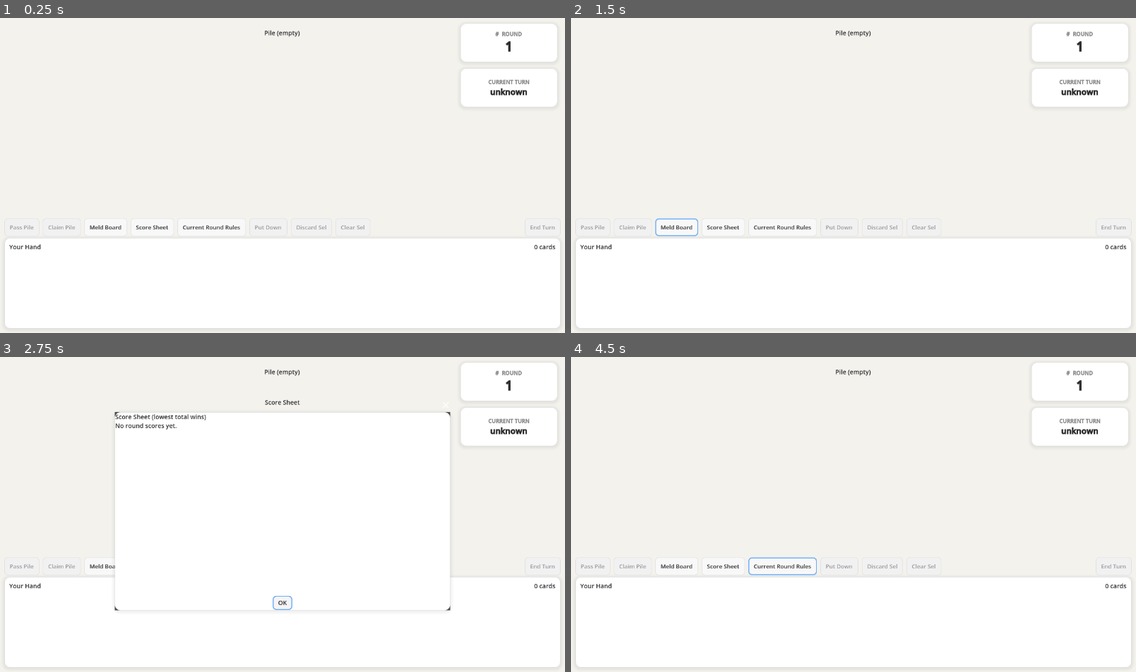
Above: before the commit, frames 1-4 (two rows, left to right).
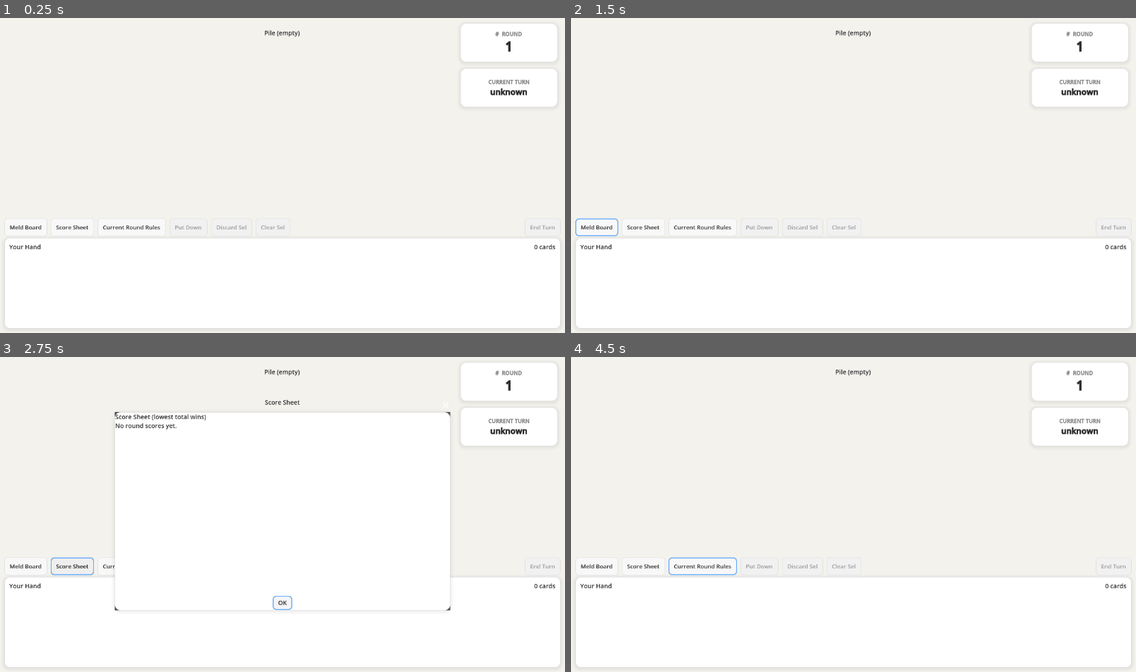
Above: after the commit, the same moments.

Repository: davidzywiec/mp-hot-rum
Game: Godot game, scene res://scenes/game/MainGame.tscn
The game is run twice, just before and just after one commit, with the same random seed, the same clock (stepped at 60 frames per second) and the same inputs. This scene is started directly instead of the project's main scene.
Inputs:
- Up to frame 1 (0.25 s): no input
- Up to frame 2 (1.5 s): click "Meld Board" at 0.5 s; click "OK" at 1.25 s
- Up to frame 3 (2.75 s): click "Score Sheet" at 2 s
- Up to frame 4 (4.5 s): click "OK" at 2.75 s; click "Current Round Rules" at 3.5 s; click "OK" at 4.25 s

The runs differ from the first frame. In frame 1, 0.4% of the frame differs, in the area x 1-65%, y 65-68%; in frame 2, 0.6%; in frame 3, 0.2%; in frame 4, 0.6%, in the area x 1-65%, y 63-70%.

Commit message:
Fix claim window visibility for issue #6

Diff:
--- a/autoload/GameManager.gd
+++ b/autoload/GameManager.gd
@@ -18,6 +18,7 @@
 var claim_deadline_unix: int = 0
 var claim_opened_by_peer_id: int = -1
 var claim_window_id: int = 0
+var claim_eligible_peer_ids: Array = []
 var turn_pickup_completed: bool = false
 var turn_discard_completed: bool = false
 var player_put_down_status: Dictionary = {} # key: peer_id, value: bool
@@ -410,6 +411,7 @@
 	claim_window_active = false
 	claim_deadline_unix = 0
 	claim_opened_by_peer_id = -1
+	claim_eligible_peer_ids.clear()
 
 func mark_turn_pickup_completed() -> void:
 	if not _is_server_authority():
@@ -876,6 +878,9 @@
 	claim_window_active = bool(state.get("claim_window_active", false))
 	claim_deadline_unix = int(state.get("claim_deadline_unix", 0))
 	claim_opened_by_peer_id = int(state.get("claim_opened_by_peer_id", -1))
+	claim_eligible_peer_ids.clear()
+	for raw_peer_id in state.get("claim_eligible_peer_ids", []):
+		claim_eligible_peer_ids.append(int(raw_peer_id))
 	turn_pickup_completed = bool(state.get("turn_pickup_completed", false))
 	turn_discard_completed = bool(state.get("turn_discard_completed", false))
 	player_put_down_status.clear()
--- a/scripts/game/classes/TurnFlow.gd
+++ b/scripts/game/classes/TurnFlow.gd
@@ -49,6 +49,9 @@
 	_reset_claim_pass_tracking(-1)
 	last_discard_peer_id = -1
 
+func eligible_claim_peer_ids() -> Array:
+	return _eligible_claim_peer_ids()
+
 func _draw_from_deck(peer_id: int, move: Dictionary) -> Dictionary:
 	var validation: Dictionary = _validate_current_turn_peer(peer_id)
 	if not bool(validation.get("ok", false)):
--- a/scripts/game/game_ui.gd
+++ b/scripts/game/game_ui.gd
@@ -803,8 +803,10 @@
 	var selected_count: int = _selected_cards.size()
 
 	if pass_pile_button != null:
+		pass_pile_button.visible = _should_show_local_claim_window()
 		pass_pile_button.disabled = not _can_local_pass_claim_offer()
 	if claim_pile_button != null:
+		claim_pile_button.visible = _should_show_local_claim_window()
 		claim_pile_button.disabled = turn_discard_completed or not _can_local_claim_pile()
 	if put_down_button != null:
 		put_down_button.disabled = not (can_put_down and selected_count > 0)
@@ -877,30 +879,33 @@
 func _can_local_claim_pile() -> bool:
 	if GameManager.game_over:
 		return false
+	if _local_claim_offer_passed:
+		return false
+	if not GameManager.claim_window_active:
+		return false
+	return _is_local_peer_eligible_for_claim_offer()
+
+func _can_local_pass_claim_offer() -> bool:
+	if GameManager.game_over:
+		return false
+	if _local_claim_offer_passed:
+		return false
+	if not GameManager.claim_window_active:
+		return false
+	return _is_local_peer_eligible_for_claim_offer()
+
+func _is_local_peer_eligible_for_claim_offer() -> bool:
 	var local_peer_id: int = multiplayer.get_unique_id()
 	if local_peer_id <= 0:
 		return false
-	if _local_claim_offer_passed:
-		return false
-	if not GameManager.claim_window_active:
-		return false
 	if GameManager.claim_opened_by_peer_id == local_peer_id:
 		return false
+	if not GameManager.claim_eligible_peer_ids.has(local_peer_id):
+		return false
 	return not _is_local_players_turn()
 
-func _can_local_pass_claim_offer() -> bool:
-	if GameManager.game_over:
-		return false
-	if _local_claim_offer_passed:
-		return false
-	if not GameManager.claim_window_active:
-		return false
-	var local_peer_id: int = multiplayer.get_unique_id()
-	if local_peer_id <= 0:
-		return false
-	if GameManager.claim_opened_by_peer_id == local_peer_id:
-		return false
-	return not _is_local_players_turn()
+func _should_show_local_claim_window() -> bool:
+	return _can_local_claim_pile() or _can_local_pass_claim_offer()
 
 func _should_show_turn_pickup_overlay() -> bool:
 	if GameManager.game_over:
@@ -1409,6 +1414,9 @@
 		else:
 			claim_status_label.text = ""
 		return
+	if not _should_show_local_claim_window():
+		claim_status_label.text = ""
+		return
 	if _local_claim_offer_passed:
 		claim_status_label.text = "You passed on this pile offer."
 		return
--- a/scripts/network/ServerHandler.gd
+++ b/scripts/network/ServerHandler.gd
@@ -442,6 +442,8 @@
 				order_ids.append(p.peer_id)
 			elif typeof(p) == TYPE_DICTIONARY and p.has("peer_id"):
 				order_ids.append(p["peer_id"])
+	var claim_eligible_peer_ids: Array = turn_flow.eligible_claim_peer_ids()
+	game_manager.claim_eligible_peer_ids = claim_eligible_peer_ids.duplicate()
 	var snapshot: Dictionary = {
 		"players": state_players,
 		"player_order_ids": order_ids,
@@ -453,6 +455,7 @@
 		"claim_window_active": game_manager.claim_window_active,
 		"claim_deadline_unix": game_manager.claim_deadline_unix,
 		"claim_opened_by_peer_id": game_manager.claim_opened_by_peer_id,
+		"claim_eligible_peer_ids": claim_eligible_peer_ids,
 		"turn_pickup_completed": game_manager.turn_pickup_completed,
 		"turn_discard_completed": game_manager.turn_discard_completed,
 		"put_down_player_ids": game_manager.get_put_down_player_ids(),
